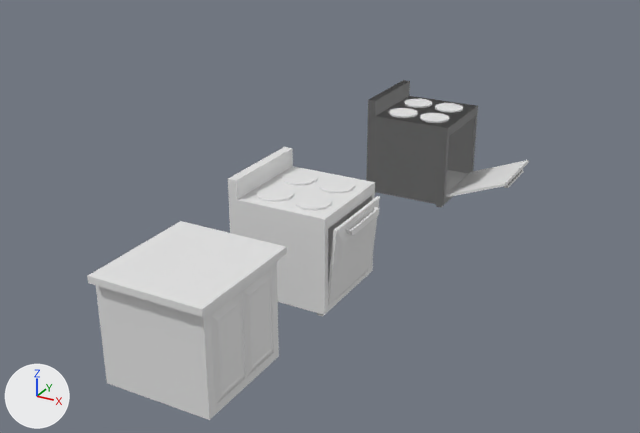
A saved change to the Blender file environment assets.blend.
The view is the same before and after, from a 50 mm camera at (7.7, -13.3, 7.2) aimed at (-2.5, 5.3, -2.1). The lights are fixed; the arrows at lower left show +X, +Y and +Z.
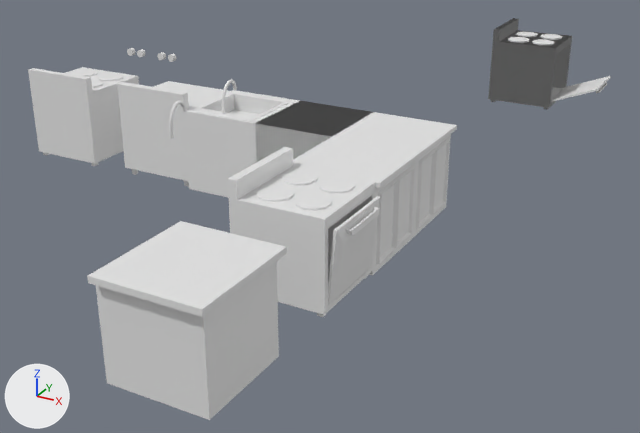
Location of each change, (x1, y1, x2, y2) in pixels of the pictures (640 x 433 px):
'Cylinder.001', moved
    before: (366, 80, 478, 207)
    after: (488, 18, 572, 110)
'Cylinder.003', added
    after: (28, 67, 139, 166)
'Cube.007', added
    after: (184, 79, 300, 198)
'Cube.005', added
    after: (293, 137, 421, 276)
'Cube.009', added
    after: (117, 81, 230, 186)
'Cube.002', added
    after: (332, 112, 457, 237)
'Cube.006', added
    after: (255, 101, 373, 163)
'Cube.004', moved
    before: (446, 160, 529, 197)
    after: (551, 76, 611, 102)
'Cube.003', moved
    before: (368, 97, 477, 202)
    after: (492, 31, 571, 110)
'Cylinder.006', added
    after: (127, 48, 177, 62)
'Cylinder', added
    after: (169, 100, 186, 139)

Diff of the bpy script that builds the scene:
```diff
--- a/environment assets.blend.py
+++ b/environment assets.blend.py
@@ ob_cube_004 @@
 ob_cube_004 = bpy.data.objects.new('Cube.004', me_cube_004)
-ob_cube_004.location = (1.0, 5.76, -0.74)
+ob_cube_004.location = (1.0, 14.76, -0.74)
 ob_cube_004.rotation_euler = (0.0, 1.192, 0.0)  # degrees (0, 68, 0)
@@ ob_cube_003 @@
 ob_cube_003 = bpy.data.objects.new('Cube.003', me_cube_003)
-ob_cube_003.location = (0.0, 5.79, 0.0)
+ob_cube_003.location = (0.0, 14.79, 0.0)
 _m = ob_cube_003.modifiers.new('Boolean', 'BOOLEAN')
@@ ob_cylinder_001 @@
 ob_cylinder_001 = bpy.data.objects.new('Cylinder.001', me_cylinder_005)
-ob_cylinder_001.location = (0.53, 5.25, 0.99)
+ob_cylinder_001.location = (0.53, 14.25, 0.99)
 _m = ob_cylinder_001.modifiers.new('Boolean', 'BOOLEAN')
@@ ob_cylinder_006 @@
+ob_cylinder_006 = bpy.data.objects.new('Cylinder.006', me_cylinder_007)  # an 8-sided cylinder along z spanning x -1.0..1.0, y -1.0..1.0, z -1.0..0.2; an 8-sided cylinder along z spanning x 12.5..14.5, y -1.0..1.0, z -1.0..0.2; an 8-sided cylinder along z spanning x 9.1..11.1, y -1.0..1.0, z -1.0..0.2; an 8-sided cylinder along z spanning x 2.4..4.4, y -1.0..1.0, z -1.0..0.2
+ob_cylinder_006.location = (-10.8, 8.05, 0.74)
+ob_cylinder_006.rotation_euler = (-1.571, 0.0, 0.0)  # degrees (-90, 0, 0)
+ob_cylinder_006.scale = (0.118, 0.118, 0.118)
@@ ob_cube_009 @@
+ob_cube_009 = bpy.data.objects.new('Cube.009', me_cube_013)  # 132 vertices, 98 faces; spans x -1.0..1.0, y -1.0..1.07, z -1.0..1.4
+ob_cube_009.location = (-6.0, 4.0, 0.0)
@@ ob_cylinder_003 @@
+ob_cylinder_003 = bpy.data.objects.new('Cylinder.003', me_cylinder_003)  # 222 vertices, 155 faces; spans x -0.96..1.04, y -0.99..1.01, z -1.52..0.85
+ob_cylinder_003.location = (-9.04, 3.99, 0.52)
+ob_cylinder_003.rotation_euler = (0.0, 0.0, 1.571)  # degrees (0, 0, 90)
@@ ob_cylinder @@
+ob_cylinder = bpy.data.objects.new('Cylinder', me_cylinder)  # 288 vertices, 274 faces; spans x -0.54..0.8, y -1.01..0.66, z -0.09..0.09
+ob_cylinder.location = (-4.03, 1.45, 1.45)
+ob_cylinder.rotation_euler = (1.571, 0.0, 1.571)  # degrees (90, 0, 90)
+ob_cylinder.scale = (0.456, 0.456, 0.456)
@@ ob_cube_007 @@
+ob_cube_007 = bpy.data.objects.new('Cube.007', me_cube_010)  # 372 vertices, 350 faces; spans x -1.0..1.11, y -1.0..1.0, z -1.0..1.75
+ob_cube_007.location = (-4.0, 4.0, 0.0)
+ob_cube_007.rotation_euler = (0.0, 0.0, 1.571)  # degrees (0, 0, 90)
@@ ob_cube_006 @@
+ob_cube_006 = bpy.data.objects.new('Cube.006', me_cube_009)  # 46 vertices, 45 faces; spans x -1.0..1.13, y -1.0..1.0, z -1.0..1.0; modifiers MIRROR
+ob_cube_006.location = (-2.0, 4.0, 0.0)
+ob_cube_006.rotation_euler = (0.0, 0.0, 1.571)  # degrees (0, 0, 90)
@@ ob_cube_005 @@
+ob_cube_005 = bpy.data.objects.new('Cube.005', me_cube_007)  # 38 vertices, 35 faces; spans x -1.0..1.1, y -1.0..1.0, z -1.0..1.0
+ob_cube_005.location = (0.0, 2.0, 0.0)
@@ ob_cube_002 @@
+ob_cube_002 = bpy.data.objects.new('Cube.002', me_cube_002)  # 66 vertices, 62 faces; spans x -1.0..1.1, y -1.0..1.1, z -1.0..1.0
+ob_cube_002.location = (0.0, 4.0, 0.0)
```
